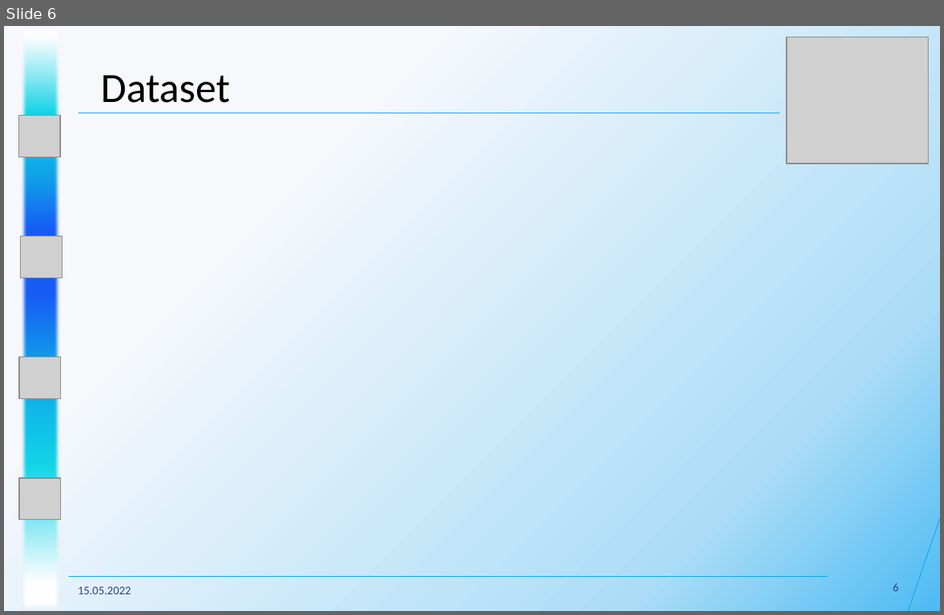
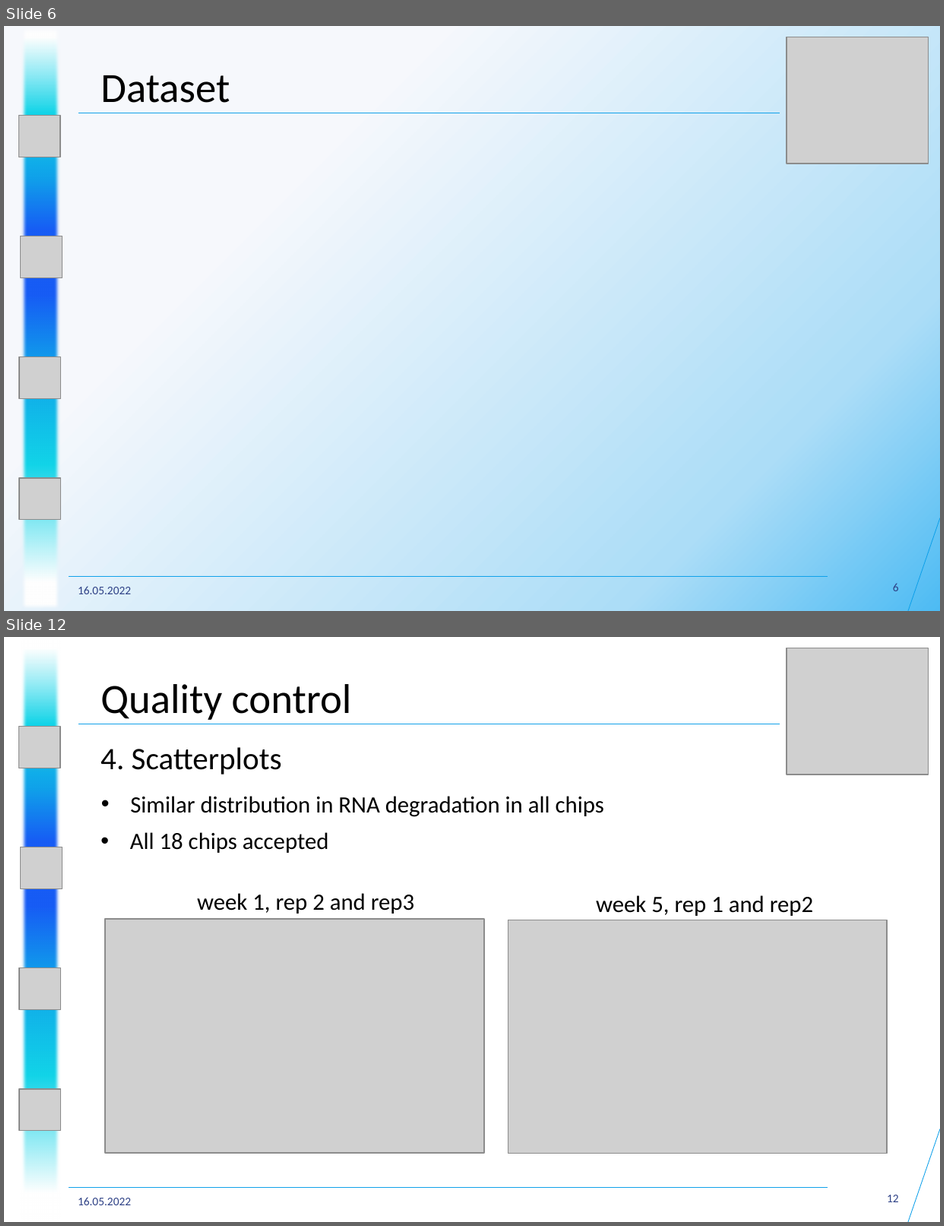
Before and after one commit to datascience-mobi-2022/2022-topic-04-team-01, a slide deck: Presentations/Project Proposal/Project Proposal Presentation Structure+.pptx. Shown one above the other, each under a label of ours: slide 6 before the commit, slides 6 and 12 after it; the slides between them are not shown. The pictures are 944x615 and 944x1226 pixels, drawn with LibreOffice and Linux fonts; fonts in the diff are those of the drawing; grey boxes stand for pictures. Boxes give left, top, right and bottom in pixels: in the first picture for what was removed or moved away, otherwise in the second. Text is boxed around its words. In the diff, an @@ line names an element or a change of style, - is before the commit and + after.

```diff
--- a/Presentations/Project Proposal/Project Proposal Presentation Structure+.pptx
+++ b/Presentations/Project Proposal/Project Proposal Presentation Structure+.pptx
@@ slide 12 added at [4, 637, 940, 1222], background #FFFFFF @@
@@ rectangle added at [20, 637, 62, 1222], fill gradient #FFFFFF to #12D4E8 to #10A1EA to #175CF5 @@
@@ picture added at [787, 648, 929, 775] @@
@@ text added at [101, 684, 352, 720], 32 pt, text #000000 @@
+Quality control
@@ picture added at [19, 726, 61, 768] @@
@@ line added from (78, 724) to (780, 724), #10A1EA 0.5 pt @@
@@ text added at [101, 747, 282, 775], 24 pt, text #000000 @@
+4. Scatterplots
@@ text added at [130, 796, 604, 817], 18 pt, text #000000 @@
+• Similar distribution in RNA degradation in all chips
@@ text added at [130, 832, 329, 853], 18 pt, text #000000 @@
+• All 18 chips accepted
@@ picture added at [21, 848, 63, 890] @@
@@ text added at [197, 893, 414, 914], 18 pt, text #000000 @@
+week 1, rep 2 and rep3
@@ text added at [596, 895, 813, 916], 18 pt, text #000000 @@
+week 5, rep 1 and rep2
@@ picture added at [105, 919, 484, 1153] @@
@@ picture added at [509, 920, 888, 1154] @@
@@ picture added at [19, 968, 61, 1011] @@
@@ picture added at [19, 1089, 61, 1131] @@
@@ line added from (940, 1129) to (908, 1222), #10A1EA 0.5 pt @@
@@ line added from (69, 1187) to (828, 1187), #10A1EA 0.5 pt @@
@@ text added at [78, 1197, 131, 1205], 9 pt, text #2E4186 @@
+16.05.2022
@@ page number added at [887, 1195, 899, 1202], 9 pt, text #2E4186 @@
+12
@@ slide 6 changed as well @@
@@ text at [78, 586, 131, 594]: text changed @@
-15.05.2022
+16.05.2022
```
Also in this commit, not shown: 9 other slides changed, 5 other slides added.
